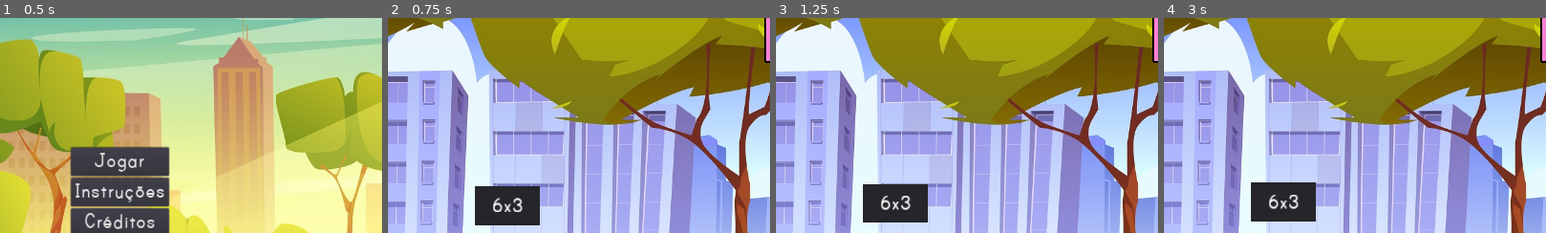
Above: before the commit, frames 1-4 (left to right).
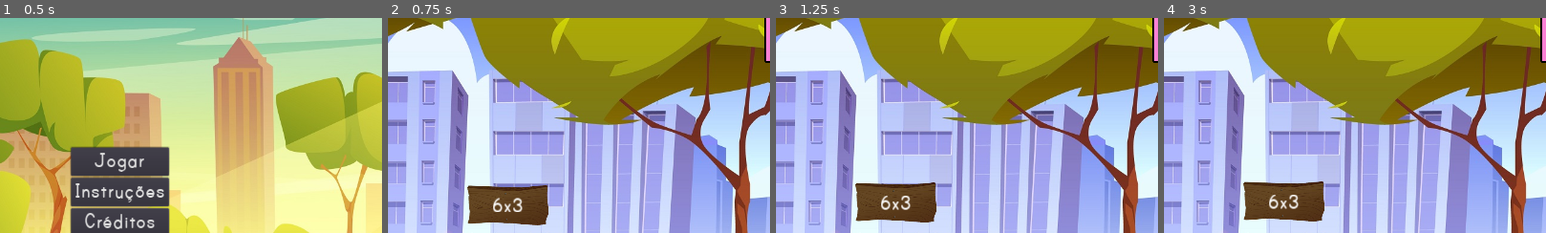
Above: after the commit, the same moments.

Repository: rpeixe/Tabolhada
Game: Godot game, scene res://levels/main_menu/main_menu.tscn
The game is run twice, just before and just after one commit, with the same random seed, the same clock (stepped at 60 frames per second) and the same inputs.
Inputs (mouse positions are % of the whole screen's width and height, from its top left):
- Up to frame 1 (0.5 s): no input
- Up to frame 2 (0.75 s): click "Jogar" at 0.5 s
- Up to frame 3 (1.25 s): no input
- Up to frame 4 (3 s): click (3, 6) at 1.25 s; move the mouse to (72, 45) at 2.02 s; click (72, 45) at 2.17 s; click "Cancelar" at 2.75 s
The pictures show only the part of the screen within x 34-84%, y 6-56%; the shares and areas given below are measured in that part.

Frame 1 is identical in both runs. In frame 2, 3.6% of the frame differs, in the area x 20-42%, y 77-97%; in frame 3, 3.6%; in frame 4, 3.6%.

Commit message:
placa
as

Diff:
--- a/levels/main_game/main_game.tscn
+++ b/levels/main_game/main_game.tscn
@@ -9,6 +9,7 @@
 [ext_resource path="res://buttons/home_button/home_icon.png" type="Texture" id=7]
 [ext_resource path="res://dog/dog.tscn" type="PackedScene" id=8]
 [ext_resource path="res://levels/main_game/game_background.jpg" type="Texture" id=9]
+[ext_resource path="res://levels/main_game/placaEscura.png" type="Texture" id=10]
 
 [sub_resource type="RectangleShape2D" id=1]
 extents = Vector2( 640, 10 )
@@ -96,17 +97,10 @@
 shape = SubResource( 3 )
 disabled = true
 
-[node name="Panel" type="Panel" parent="QuestionBoard"]
-anchor_left = 0.5
-anchor_top = 0.5
-anchor_right = 0.5
-anchor_bottom = 0.5
-margin_left = -55.0
-margin_top = -32.5
-margin_right = 55.0
-margin_bottom = 32.5
-rect_min_size = Vector2( 110, 65 )
-mouse_filter = 2
+[node name="Panel" type="Sprite" parent="QuestionBoard"]
+position = Vector2( 0.623327, -1.5 )
+scale = Vector2( 0.660645, 0.632075 )
+texture = ExtResource( 10 )
 
 [node name="Multiplication" type="Label" parent="QuestionBoard"]
 anchor_left = 0.5
@@ -121,6 +115,7 @@
 grow_vertical = 2
 rect_pivot_offset = Vector2( 20, 17.5 )
 theme = ExtResource( 6 )
+custom_colors/font_color = Color( 0.996078, 0.996078, 0.996078, 1 )
 text = "10x10"
 align = 1
 valign = 1
Not shown: 1 places in levels/main_game/main_game.tscn that only renumber resources
